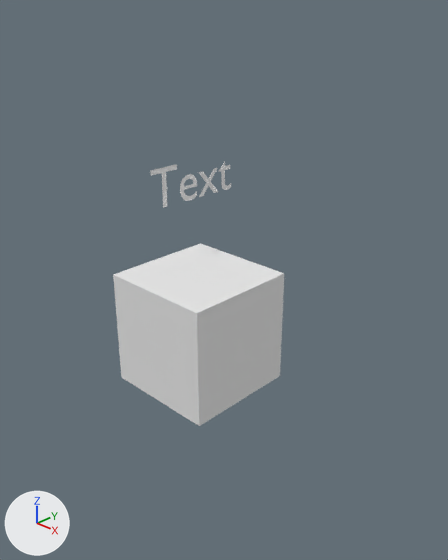
One commit to the Blender file client_blender/leap.blend: the scene before it, then after it.
One viewpoint serves both versions: a 50 mm lens placed at (6.85, -6.47, 5.13), pointed at (0.13, 0.46, 0.79). The lights are fixed; the arrows at lower left show +X, +Y and +Z.

The first picture shows 'Cube', 'Display'.
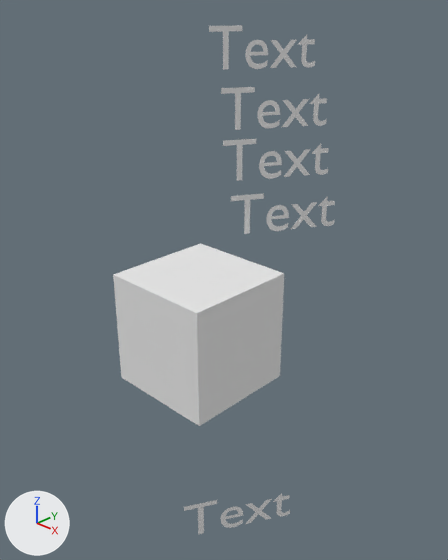
Changed parts and their boxes (x1, y1, x2, y2) in the pictures (448 x 560 px):
'Display', moved, turned: before (150, 161, 231, 208); after (184, 493, 290, 535)
'Device', added: after (209, 25, 315, 70)
'Attr_name', added: after (221, 87, 327, 130)
'Attr_func', added: after (223, 139, 329, 181)
'Attr_value', added: after (231, 193, 335, 234)

The change in detail:
Text 'Text.003' (txt_text_003) is new.
Its body is 'Text'.
Text 'Text.002' (txt_text_002) is new.
Its body is 'Text'.
Text 'Untitled' (txt_untitled) is new.
Its body is 'Text'.
Object 'Display' (ob_display) moves from (-0.88, -0.22, 1.94) to (0.93, -1.34, -3.17).
Object 'Display' (ob_display) turns from (90, 0, 90) to (90, 0, 60) degrees about x, y and z.
Object 'Device' (ob_device) is new; it shows txt_text_003.
Its location is (-0.93, 1.18, 4.06).
Its rotation in degrees is (90, 0, 60).
Object 'Attr_value' (ob_attr_value) is new; it shows txt_text_001.
Its location is (0.05, 0.69, 1.51).
Its rotation in degrees is (90, 0, 60).
Object 'Attr_name' (ob_attr_name) is new; it shows txt_text_002.
Its location is (-0.48, 1.01, 3.14).
Its rotation in degrees is (90, 0, 60).
Object 'Attr_func' (ob_attr_func) is new; it shows txt_untitled.
Its location is (-0.2, 0.76, 2.37).
Its rotation in degrees is (90, 0, 60).
